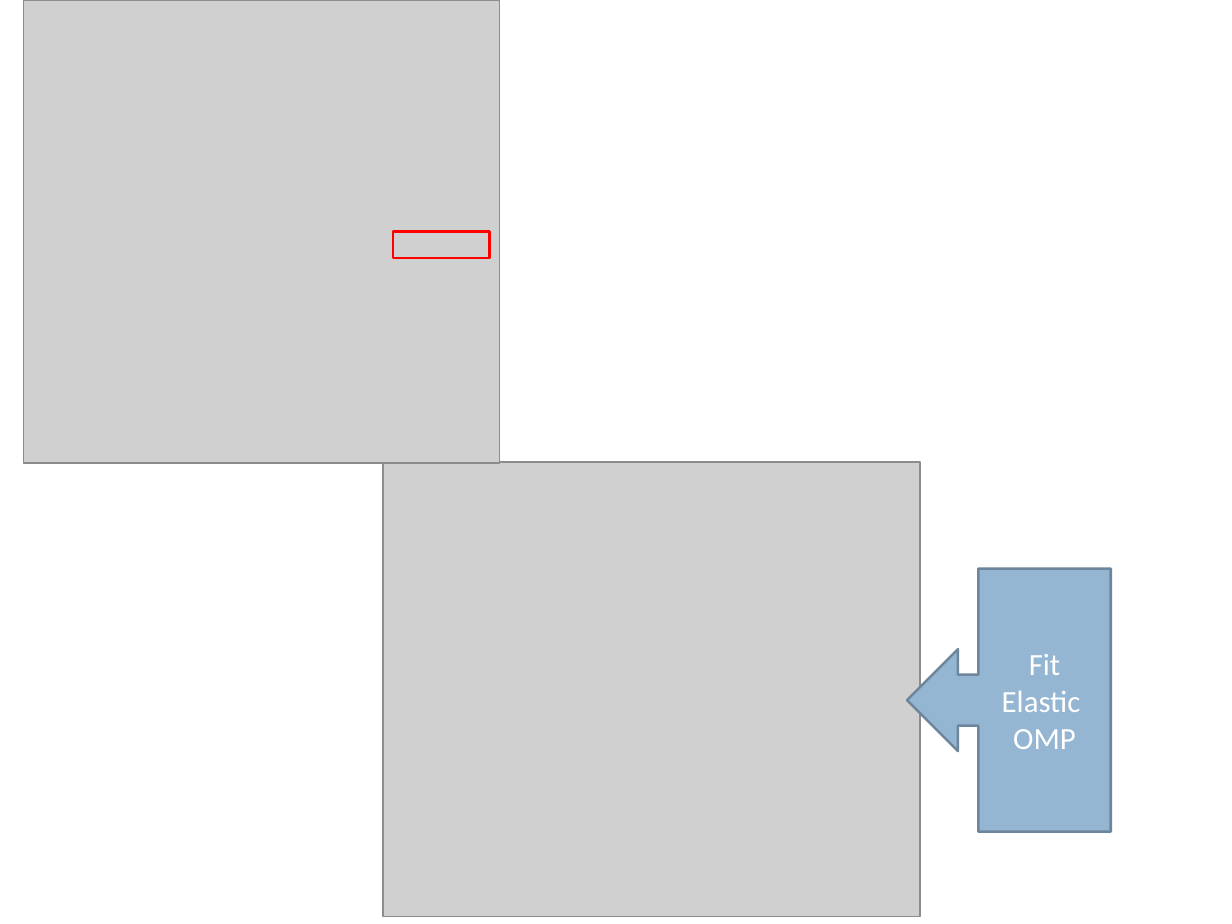
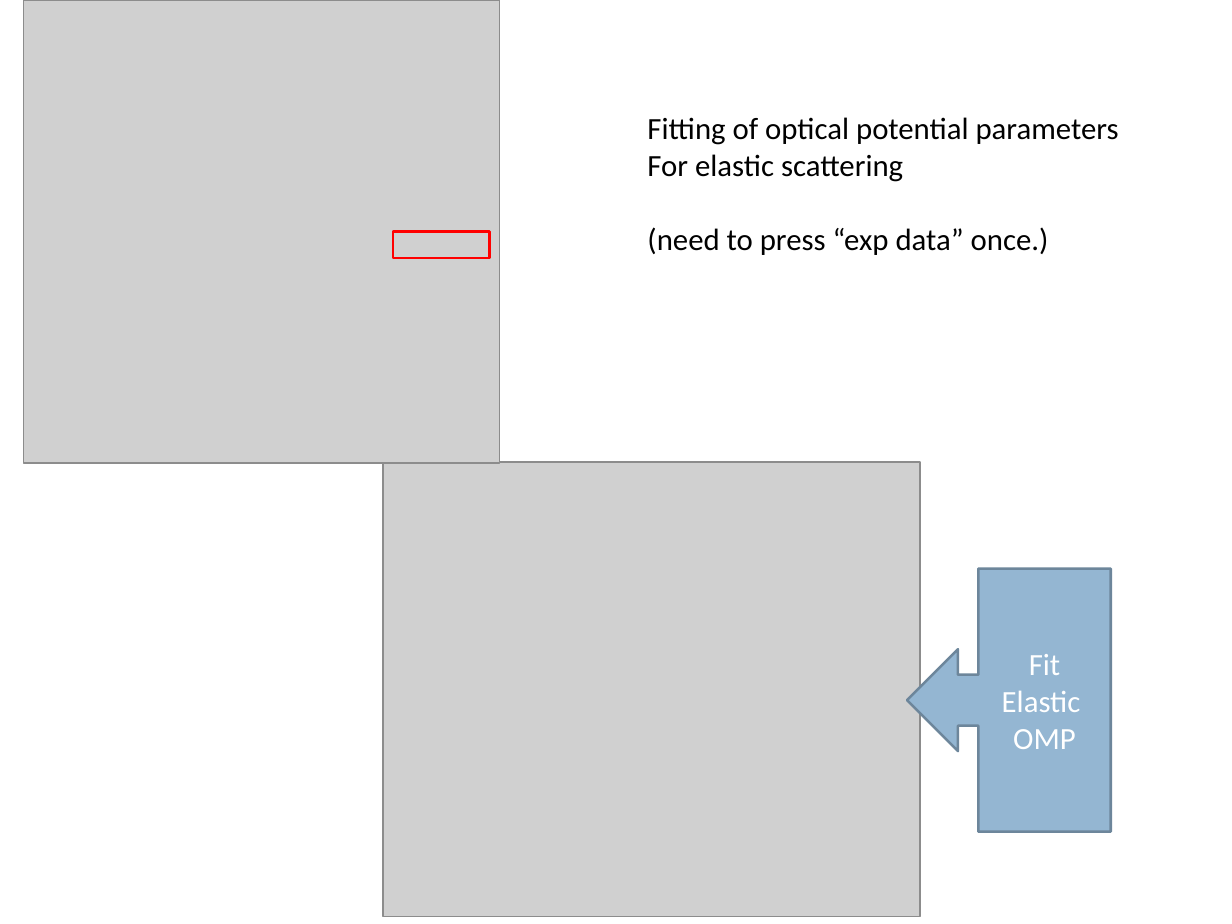
Before and after one commit to alphacentaury-github/ReactionGUI, a slide deck: slide 19 of ReactionGUI_manual.pptx. Drawn at 1232x924 pixels with LibreOffice and Linux fonts; fonts in the diff are those of the drawing; grey boxes stand for pictures. Boxes give left, top, right and bottom in pixels: in the first picture for what was removed or moved away, otherwise in the second. Text is boxed around its words. In the diff, an @@ line names an element or a change of style, - is before the commit and + after.

```diff
--- a/ReactionGUI_manual.pptx
+++ b/ReactionGUI_manual.pptx
@@ text added at (647, 117, 1119, 255), 18 pt, text #000000 @@
+Fitting of optical potential parameters
+For elastic scattering
+(need to press “exp data” once.)
```
Also in this commit, not shown: 7 other slides changed, 2 slides added, 2 slides removed.
